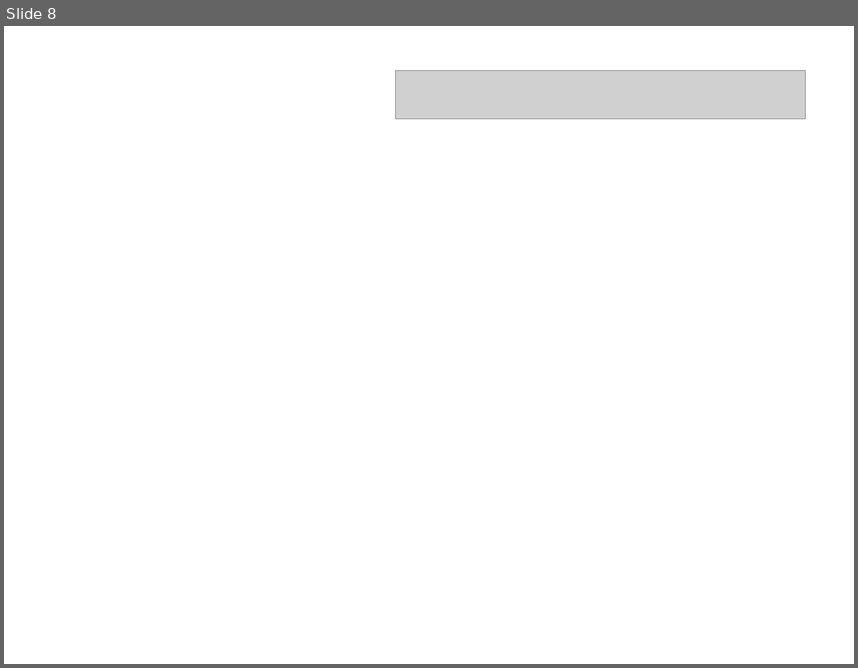
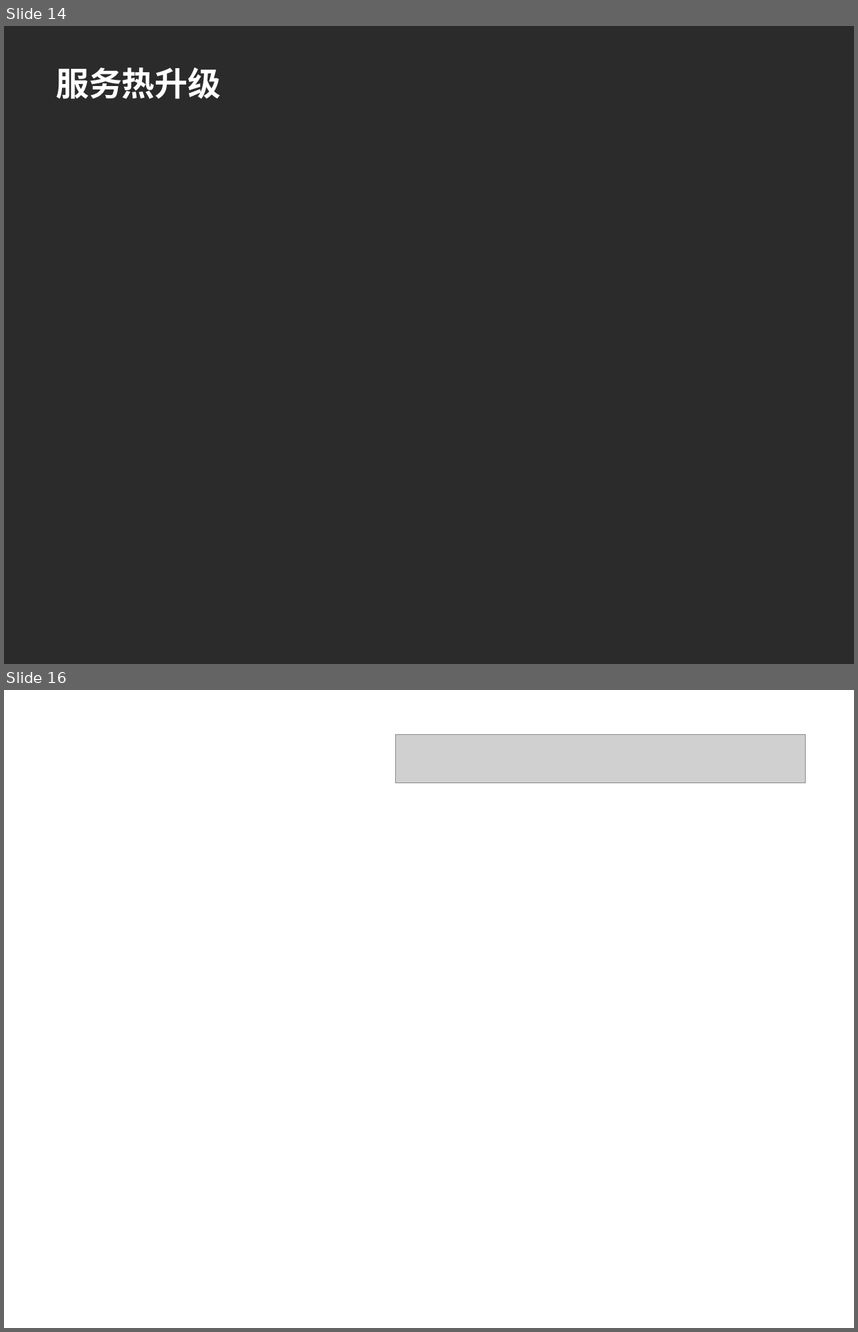
Before and after one commit to shtzr840329/mooon, a slide deck: distributed_platform/docs/mooon.ppt. Shown one above the other, each under a label of ours: slide 8 before the commit, slides 14 and 16 after it; the slides between them are not shown. The pictures are 858x668 and 858x1332 pixels, drawn with LibreOffice and Linux fonts; fonts in the diff are those of the drawing; grey boxes stand for pictures; background and template pictures are left out; a plain dark background stands for a picture behind light text. Boxes give left, top, right and bottom in pixels: in the first picture for what was removed or moved away, otherwise in the second. Text is boxed around its words. In the diff, an @@ line names an element or a change of style, - is before the commit and + after.

```diff
--- a/distributed_platform/docs/mooon.ppt
+++ b/distributed_platform/docs/mooon.ppt
@@ slide 14 added at (4, 26, 854, 664), background picture (left out) @@
@@ title added at (56, 67, 221, 99), 28 pt, text #FFFFFF, bold @@
+服务热升级
@@ what was slide 8 is now slide 16 @@
```
Also in this commit, not shown: 3 slides changed, 7 other slides added.
